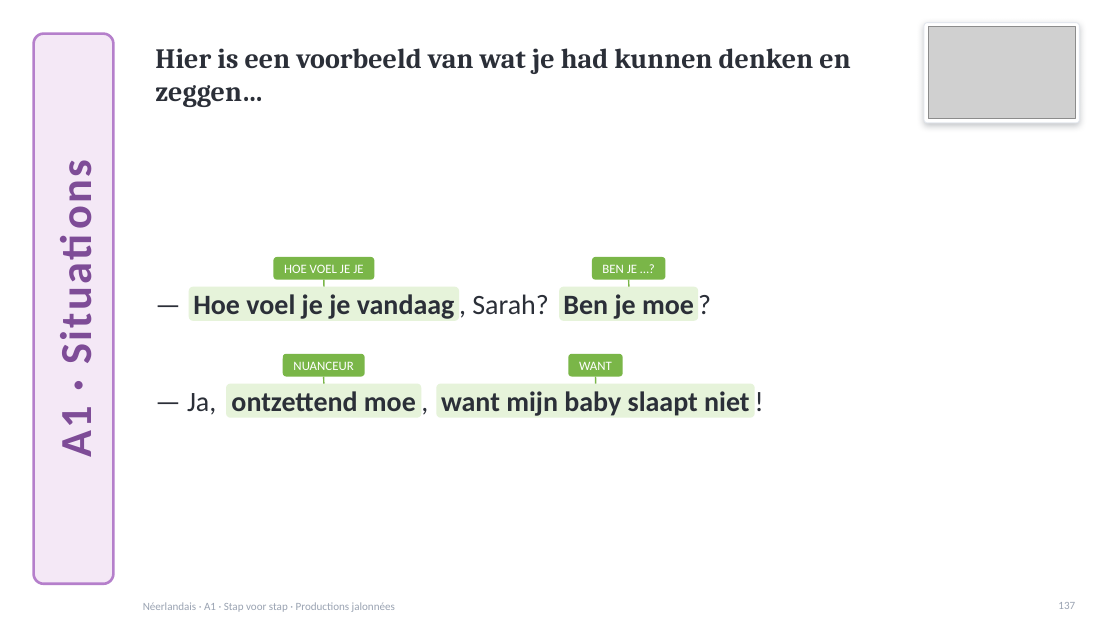
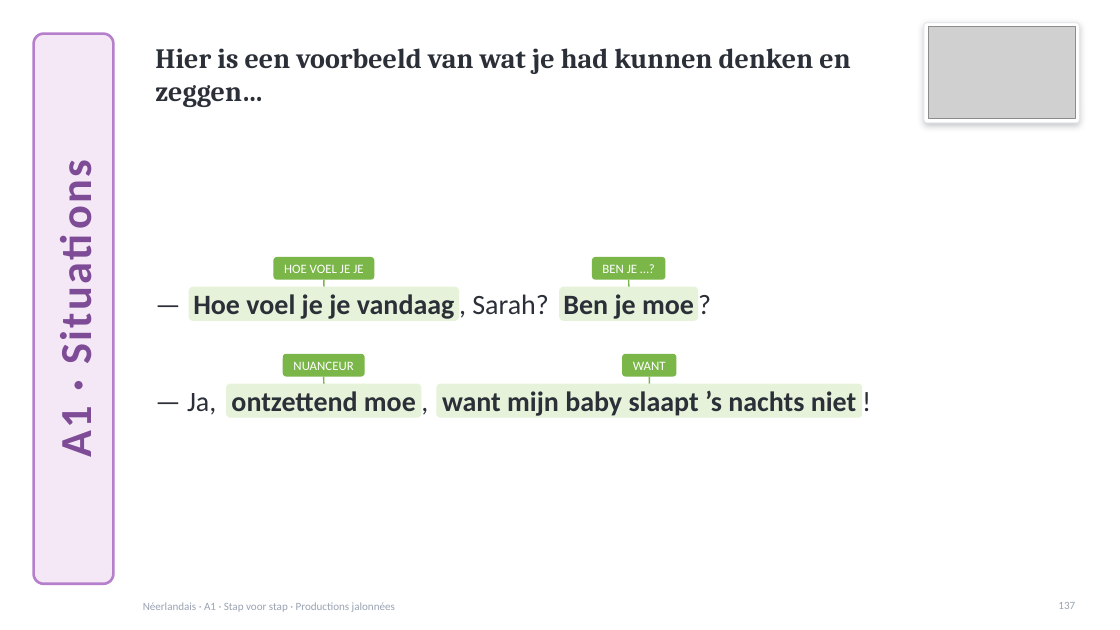
Before and after one commit to ajouniaux/talenleren, a slide deck: slide 137 of neerlandais1/powerpoints/Stap_voor_stap_A1_debutants.pptx. Drawn at 1120x630 pixels with LibreOffice and Linux fonts; fonts in the diff are those of the drawing; grey boxes stand for pictures. Boxes give left, top, right and bottom in pixels: in the first picture for what was removed or moved away, otherwise in the second. Text is boxed around its words. In the diff, an @@ line names an element or a change of style, - is before the commit and + after.

```diff
--- a/neerlandais1/powerpoints/Stap_voor_stap_A1_debutants.pptx
+++ b/neerlandais1/powerpoints/Stap_voor_stap_A1_debutants.pptx
@@ 1 text, 1 line, 1 rounded rectangle: place and size @@
-1 text, 1 line, 1 rounded rectangle at [569, 354, 623, 384]
+1 text, 1 line, 1 rounded rectangle at [623, 354, 677, 384]
@@ rounded rectangle: place and size @@
-rounded rectangle at [436, 384, 755, 418]
+rounded rectangle at [436, 384, 862, 418]
@@ text "!": place and size @@
-text "!" at [755, 382, 781, 418]
+text "!" at [863, 382, 889, 418]
@@ text at [442, 391, 856, 416]: text changed @@
-want mijn baby slaapt niet
+want mijn baby slaapt ’s nachts niet
```
Also in this commit, not shown: 19 other slides changed, 5 other files.
